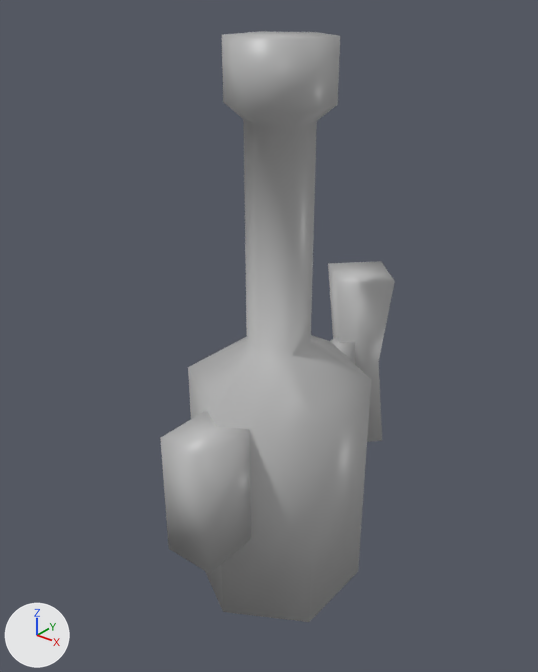
An edit to the Blender file 3D/blasters/blaster_004.blend, drawn before and after from the same camera.
Camera for both pictures: a 50 mm camera at (1.66, -2.13, 2.49) aimed at (-0.07, 0.03, 1.15). The lights are fixed; the arrows at lower left show +X, +Y and +Z.

Objects in the first picture: 'blaster_004'.
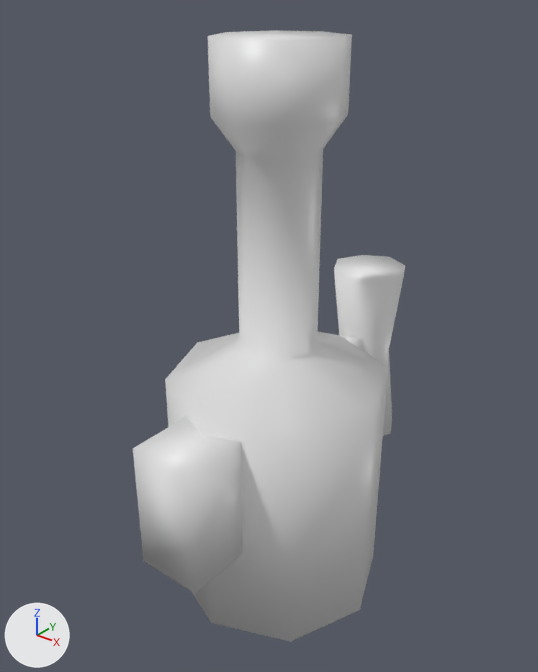
What differs and where, as boxes (x1, y1, x2, y2) in the pictures (538 x 672 px; the box of a moved part takes in the faces that stretch with it):
'blaster_004', recoloured, reshaped (grey to white, 16% wider): before (160, 31, 395, 622); after (133, 30, 405, 642)
part 1 of me_cube_001, added: after (133, 417, 243, 594)
part 2 of me_cube_001, moved or reshaped: before (331, 337, 355, 364); after (340, 333, 362, 350)
part 3 of me_cube_001, rebuilt (22% wider): before (188, 31, 371, 622); after (165, 30, 388, 642)
part 4 of me_cube_001, rebuilt: before (328, 261, 395, 442); after (334, 255, 405, 436)
part 5 of me_cube_001, deleted: before (160, 410, 251, 574)

What changed in the scene script:
```text
Change mat_blaster_004:
    mat_blaster_004.base_color: (0.5, 0.5, 0.5) -> (0.8, 0.8, 0.8)  # grey #bcbcbc -> white #e7e7e7
Change me_cube_001:
    used by ob_blaster_004; location = (0.0, 0.0, 0.0)
    remove me_cube_001.from_pydata(...)  # 64 vertices, 54 faces; spans x -0.33..0.33, y -0.57..0.78, z 0.0..2.31
    add me_cube_001.from_pydata(...)  # 88 vertices, 72 faces; spans x -0.46..0.46, y -0.68..0.86, z 0.0..2.31
    me_cube_001 part 1: a new loose piece, a box spanning x -0.14..0.14, y -0.68..-0.31, z 0.42..0.95, in mat_blaster_004 (white #e7e7e7)
    me_cube_001 part 2: the loose piece of 8 vertices spanning x -0.05..0.05, y 0.33..0.54, z 0.75..0.98 is moved by (0.0, 0.08, 0.0)
    me_cube_001 part 3: the loose piece of 36 vertices spanning x -0.33..0.33, y -0.38..0.38, z 0.0..2.31 is rebuilt with 48 vertices and now spans x -0.46..0.46, y -0.46..0.46, z 0.0..2.31
    me_cube_001 part 4: the loose piece of 12 vertices spanning x -0.18..0.18, y 0.42..0.78, z 0.45..1.28 is rebuilt with 24 vertices and now spans x -0.18..0.18, y 0.5..0.86, z 0.45..1.28
    me_cube_001 part 5: the loose piece of 8 vertices spanning x -0.11..0.11, y -0.57..-0.2, z 0.42..0.95 is deleted
```
